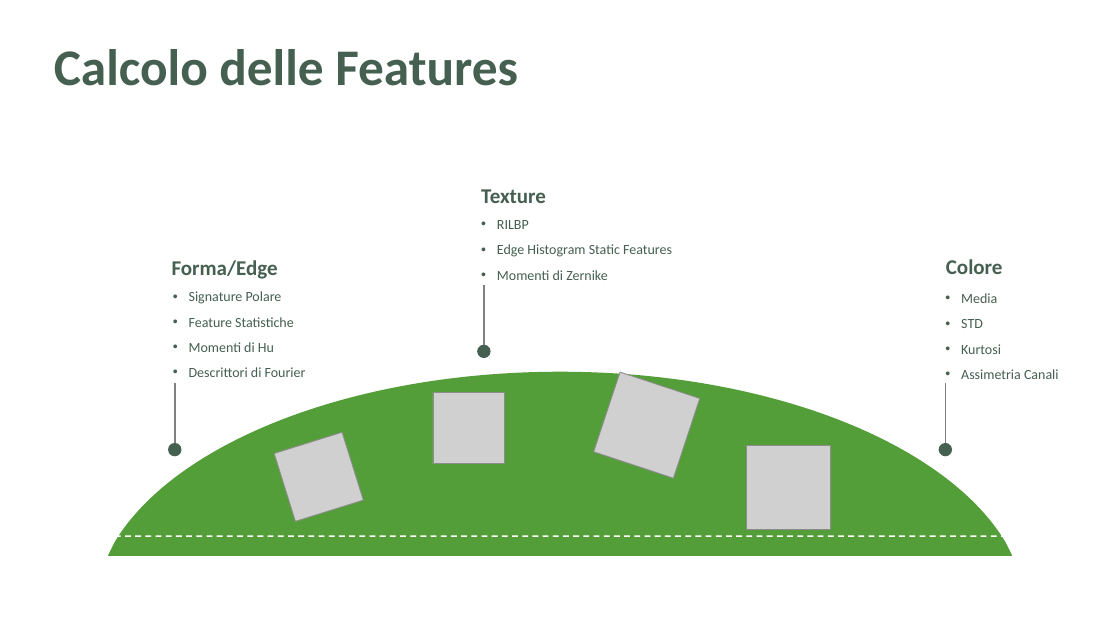
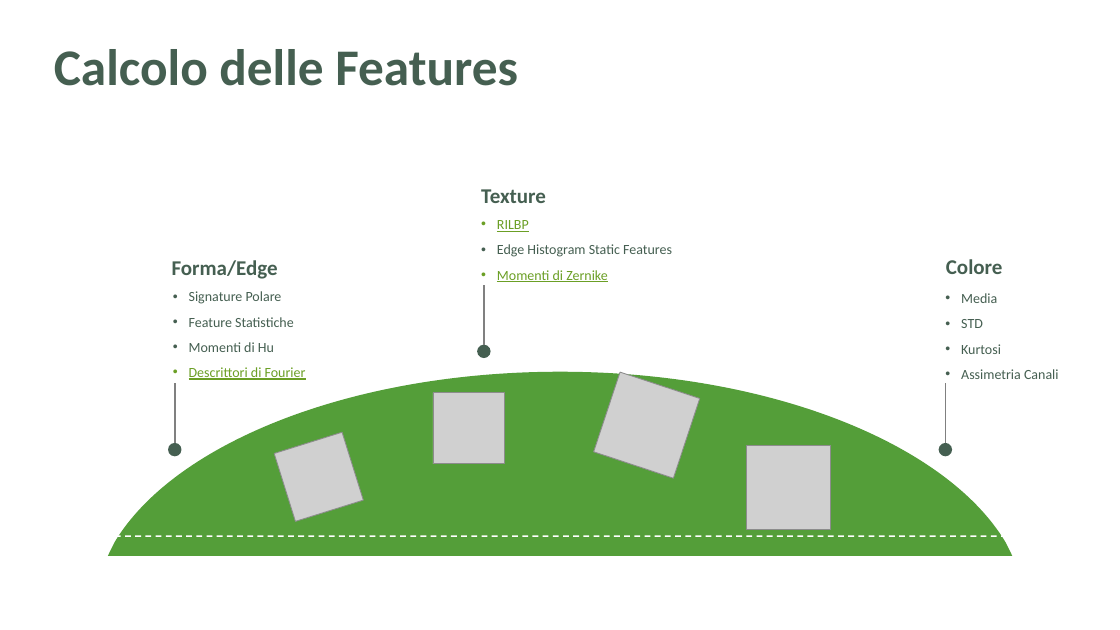
Before and after one commit to aleeteo/leaf_ID, a slide deck: slide 15 of presentazione/ProjectLeafWIP.pptx. Drawn at 1120x630 pixels with LibreOffice and Linux fonts; fonts in the diff are those of the drawing; grey boxes stand for pictures. Boxes give left, top, right and bottom in pixels: in the first picture for what was removed or moved away, otherwise in the second. Text is boxed around its words. In the diff, an @@ line names an element or a change of style, - is before the commit and + after.

```diff
--- a/presentazione/ProjectLeafWIP.pptx
+++ b/presentazione/ProjectLeafWIP.pptx
@@ text at box(497, 220, 608, 282): text colour #455F51 to #6B9F25, underline on in "RILBP", "Momenti di Zernike" @@
@@ text at box(189, 367, 306, 380): text colour #455F51 to #6B9F25, underline on in "Descrittori di Fourier" @@
```
Also in this commit, not shown: 6 other slides changed.
